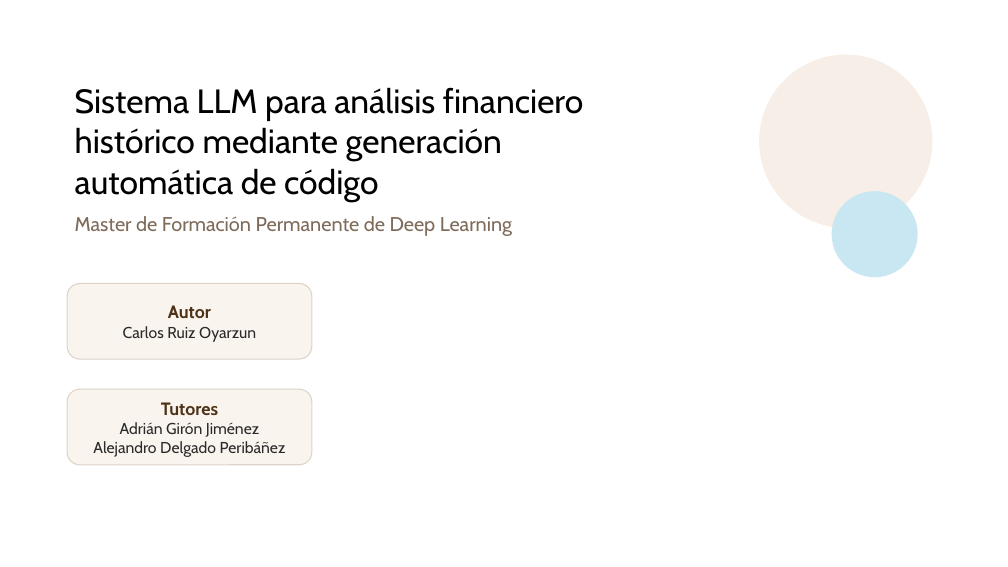
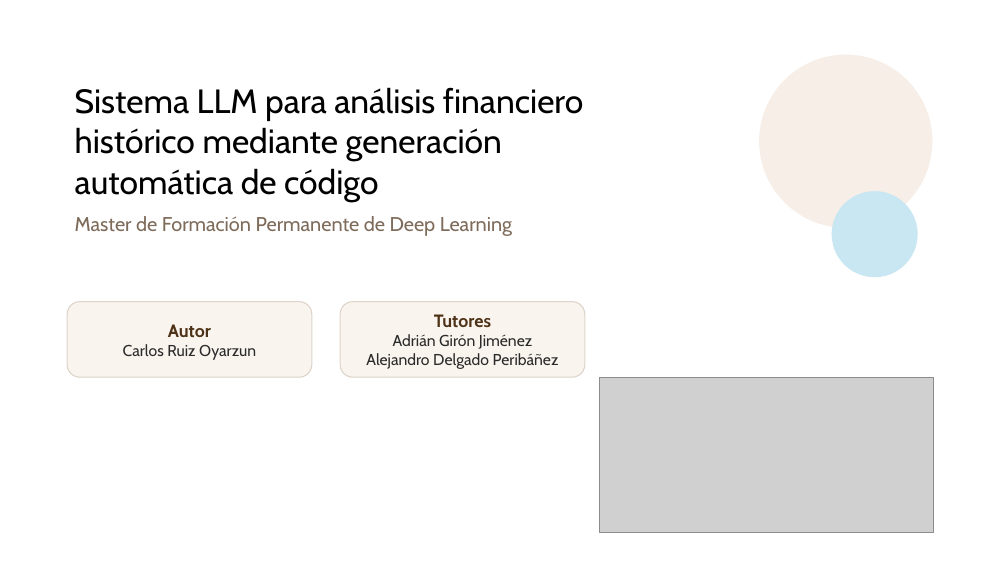
Before and after one commit to CarlosRuiz4102/tfm, a slide deck: slide 1 of docs/presentacion_tfm_15min_v4.pptx. Drawn at 1008x567 pixels with LibreOffice and Linux fonts; fonts in the diff are those of the drawing; grey boxes stand for pictures. Boxes give left, top, right and bottom in pixels: in the first picture for what was removed or moved away, otherwise in the second. Text is boxed around its words. In the diff, an @@ line names an element or a change of style, - is before the commit and + after.

```diff
--- a/docs/presentacion_tfm_15min_v4.pptx
+++ b/docs/presentacion_tfm_15min_v4.pptx
@@ rounded rectangle "Autor": place and size @@
-rounded rectangle "Autor" at [67,284,312,359]
+rounded rectangle "Autor" at [67,302,312,377]
@@ rounded rectangle "Tutores": place and size @@
-rounded rectangle "Tutores" at [67,389,312,465]
+rounded rectangle "Tutores" at [340,302,585,377]
@@ picture added at [600,377,933,532] @@
```
Also in this commit, not shown: 6 other slides changed, 2 slides added, 2 slides removed, 4 other files.
